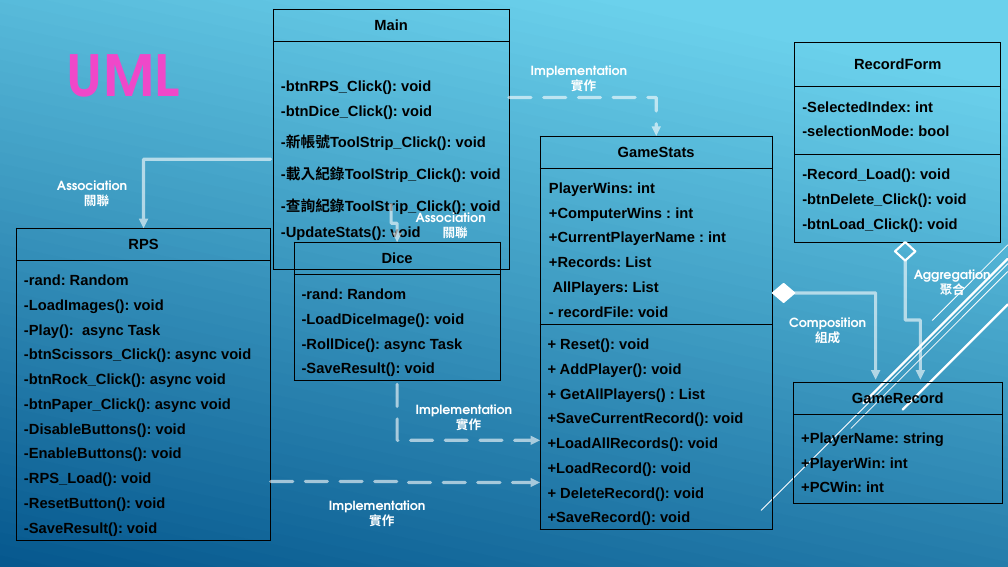
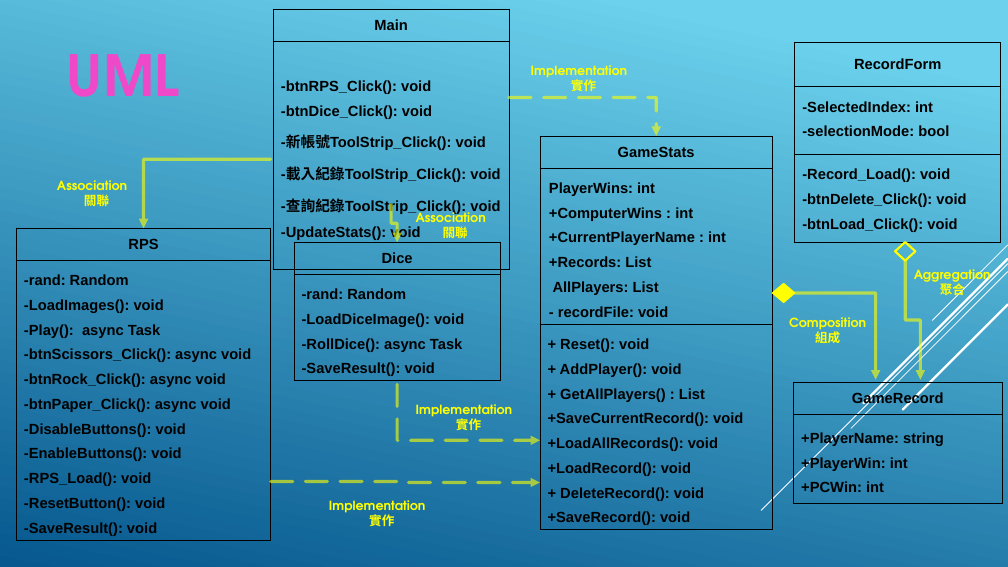
Before and after one commit to Joanna12321/-Final-report, a slide deck: slide 3 of 視窗程式設計-期末報告.pptx. Drawn at 1008x567 pixels with LibreOffice and Linux fonts; fonts in the diff are those of the drawing. Boxes give left, top, right and bottom in pixels: in the first picture for what was removed or moved away, otherwise in the second. Text is boxed around its words. In the diff, an @@ line names an element or a change of style, - is before the commit and + after.

```diff
--- a/視窗程式設計-期末報告.pptx
+++ b/視窗程式設計-期末報告.pptx
@@ elbow arrow (509, 98) - (656, 136): stroke #FFFFFF 3 pt dashed to #FFFF00 3 pt dashed @@
@@ elbow arrow (271, 160) - (144, 228): stroke #FFFFFF 3 pt to #FFFF00 3 pt @@
@@ elbow arrow (391, 205) - (397, 242): stroke #FFFFFF 3 pt to #FFFF00 3 pt @@
@@ text colour #FFFFFF to #FFFF00 in 7 elements at (x1=904, y1=264, x2=1001, y2=302), (x1=777, y1=312, x2=879, y2=349), (x1=329, y1=500, x2=426, y2=526), (x1=416, y1=404, x2=513, y2=430), (x1=531, y1=65, x2=628, y2=91), (x1=57, y1=180, x2=127, y2=209), (x1=416, y1=208, x2=486, y2=241) @@
@@ diamond at (x1=895, y1=242, x2=916, y2=261): outline #FFFFFF 2 pt to #FFFF00 2 pt @@
@@ elbow arrow (905, 261) - (920, 380): stroke #FFFFFF 3 pt to #FFFF00 3 pt @@
@@ diamond at (x1=773, y1=284, x2=795, y2=302): fill #FFFFFF to #FFFF00; outline #FFFFFF 1.25 pt to #FFFF00 1.25 pt @@
@@ elbow arrow (795, 293) - (876, 380): stroke #FFFFFF 3 pt to #FFFF00 3 pt @@
@@ elbow arrow (397, 384) - (540, 440): stroke #FFFFFF 3 pt dashed to #FFFF00 3 pt dashed @@
@@ elbow arrow (271, 482) - (540, 482): stroke #FFFFFF 3 pt dashed to #FFFF00 3 pt dashed @@
```
Also in this commit, not shown: 1 slide added, 1 other file.
